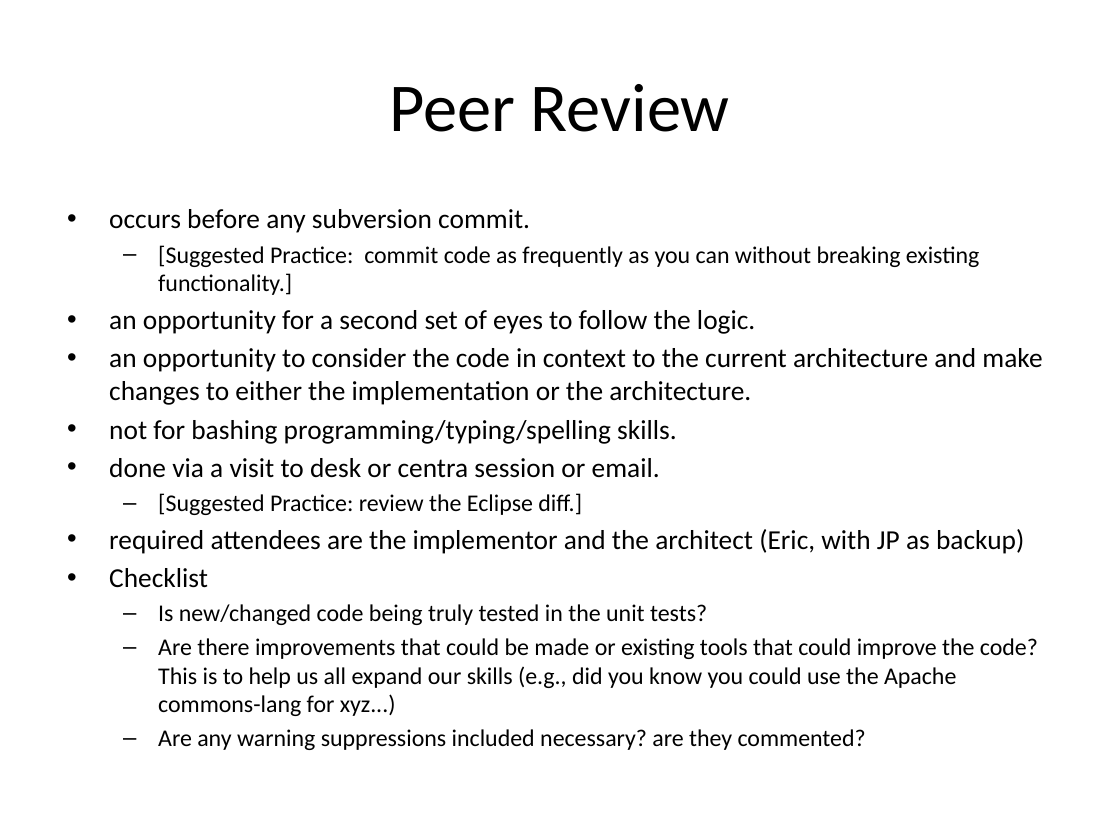
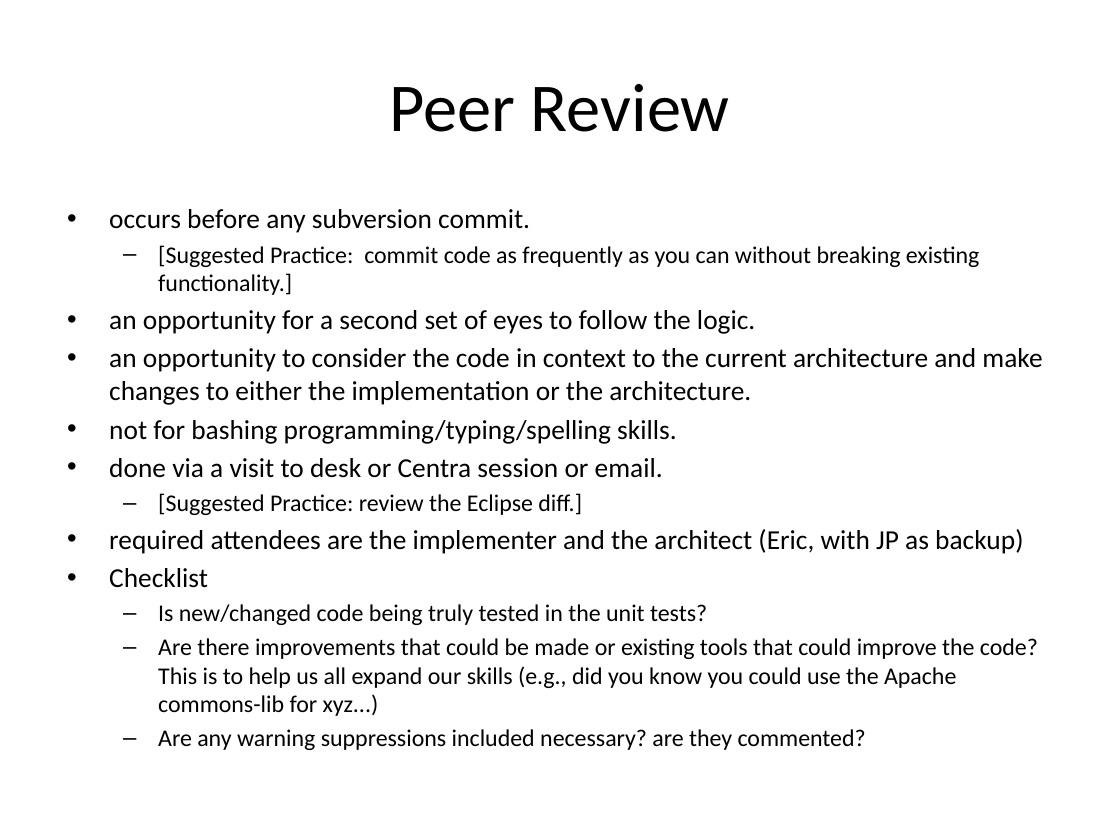
Before and after one commit to NCIP/caintegrator, a slide deck: slide 6 of docs/project_management/internal_meetings/caI2 – Iteration c1 - kickoff meeting.pptx. Drawn at 1120x840 pixels with LibreOffice and Linux fonts; fonts in the diff are those of the drawing. Boxes give left, top, right and bottom in pixels: in the first picture for what was removed or moved away, otherwise in the second. Text is boxed around its words. In the diff, an @@ line names an element or a change of style, - is before the commit and + after.

Commit message:
Fixed several typos.  No new material.

```diff
--- a/docs/project_management/internal_meetings/caI2 – Iteration c1 - kickoff meeting.pptx
+++ b/docs/project_management/internal_meetings/caI2 – Iteration c1 - kickoff meeting.pptx
@@ text at <box>109,458,663,478</box>: text changed @@
-• done via a visit to desk or centra session or email.
+• done via a visit to desk or Centra session or email.
@@ text at <box>109,529,1023,554</box>: text changed @@
-• required attendees are the implementor and the architect (Eric, with JP as backup)
+• required attendees are the implementer and the architect (Eric, with JP as backup)
@@ text at <box>158,638,1038,716</box>: text changed @@
-  – Are there improvements that could be made or existing tools that could improve the code? This is to help us all expand our skills (e.g., did you know you could use the Apache commons-lang for xyz...)
+  – Are there improvements that could be made or existing tools that could improve the code? This is to help us all expand our skills (e.g., did you know you could use the Apache commons-lib for xyz...)
```
Also in this commit, not shown: 4 other slides changed.
